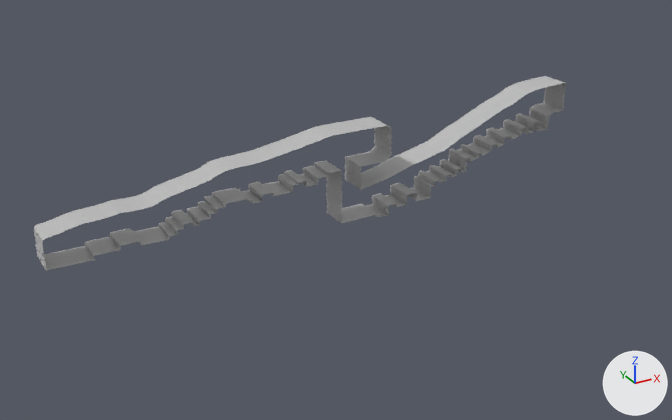
One commit to the FBX model Shaders_Modelos_Niveles/Assets/Art/Models/MAPATextura.fbx: the scene before it, then after it.
The view is the same before and after, from a 50 mm lens placed at (-54.1, -114.4, 56.7), pointed at (1.5, -13.2, 6.1). Lighting does not change. The marker at lower right points along +X, +Y and +Z. The first picture is the older version. Where no turn or scale is listed for an object, it has been applied to the vertices.

Objects in the first picture: 'Mapa1'.
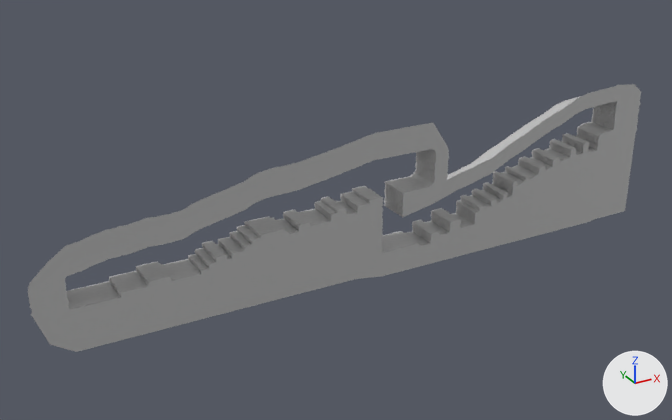
Edits to the bpy script that builds the scene:
```text
Add mat_negro:
    mat_negro = principled_material('Negro')
    mat_negro.base_color = (0.5, 0.5, 0.5)  # grey #bcbcbc
Change me_mesh:
    used by ob_mapa1; location = (-35.0, -6.9, 5.4)
    remove me_mesh.from_pydata(...)  # 11433 vertices, 21244 faces; spans x -1.6..78.6, y -3.0..1.6, z -3.7..11.8
    add me_mesh.from_pydata(...)  # 12041 vertices, 22179 faces; spans x -5.6..83.3, y -3.0..1.6, z -6.7..14.3
    me_mesh part 1: 608 vertices added at x -5.6..83.3, y -3.0, z -6.7..14.3
    add me_mesh.materials.append(mat_negro)  # grey #bcbcbc
Change ob_mapa1:
    ob_mapa1.location: (-35.0, -6.9, 5.4) -> (-35.0, -17.7, 5.4)
```

What differs and where, as boxes (x1, y1, x2, y2) in the pictures (672 x 420 px):
'Mapa1', reshaped, moved (15% wider, 38% taller)
    before: (34, 76, 566, 270)
    after: (28, 84, 641, 352)
part 1 of me_mesh, added
    after: (28, 84, 641, 352)
